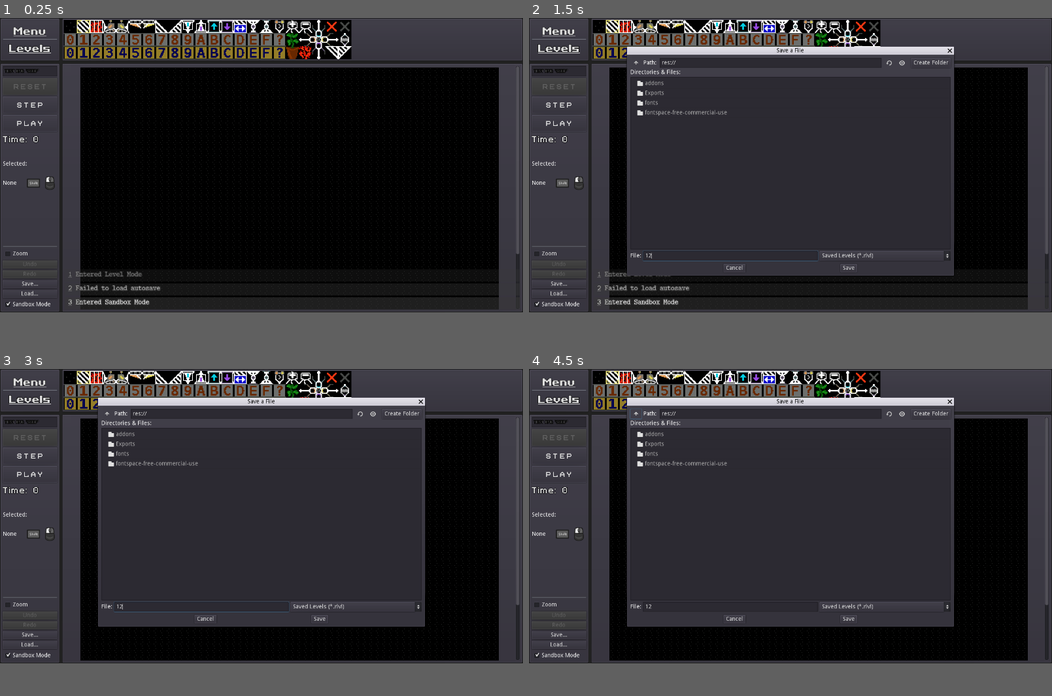
Above: before the commit, frames 1-4 (two rows, left to right).
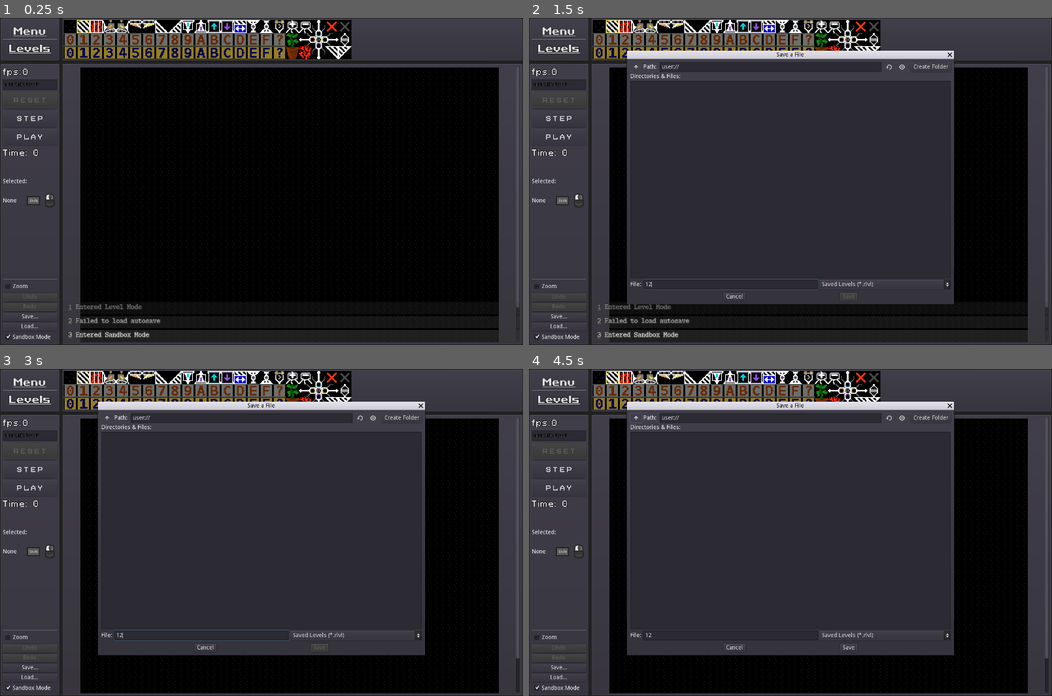
Above: after the commit, the same moments.

Repository: ColinYergin/Push-Factory
Game: Godot game, scene res://firstScene.tscn
The game is run twice, just before and just after one commit, with the same random seed, the same clock (stepped at 60 frames per second) and the same inputs. This scene is started directly instead of the project's main scene.
Inputs (mouse positions are in pixels of both pictures, inside the frame that each line leads up to):
- Up to frame 1 (0.25 s): no input
- Up to frame 2 (1.5 s): click "Save..." at 0.5 s; click (732, 256) at 1.27 s; type "12" at 1.35 s
- Up to frame 3 (3 s): click "Load..." at 2 s; click "Play" at 2.75 s
- Up to frame 4 (4.5 s): click "Play" at 3.5 s; click (633, 414) at 4.25 s
In our replay, the window is 800x450 before the commit and 800x500 after it. These sizes can differ from the game's own. Grey fills any space a smaller window leaves; there, only what the larger window draws over its background counts as a difference.

The runs differ from the first frame. In frame 1, 6.9% of the frame differs, in the area x 0-100%, y 14-100%; in frame 2, 14%, in the area x 0-100%, y 8-100%; in frame 3, 13%; in frame 4, 13%.

Commit message:
Save/load always comes from the user dir, not res

Diff:
--- a/firstScene.tscn
+++ b/firstScene.tscn
@@ -117,19 +117,17 @@
 [node name="PanelContainer3" type="PanelContainer" parent="."]
 margin_top = 110.0
 margin_right = 147.0
-margin_bottom = 720.0
+margin_bottom = 800.0
 
 [node name="VBoxContainer" type="VBoxContainer" parent="PanelContainer3"]
 margin_left = 7.0
 margin_top = 7.0
 margin_right = 140.0
-margin_bottom = 603.0
+margin_bottom = 683.0
 
 [node name="FPSInfoLine2" type="HBoxContainer" parent="PanelContainer3/VBoxContainer"]
-visible = false
-margin_top = 33.0
-margin_right = 121.0
-margin_bottom = 62.0
+margin_right = 133.0
+margin_bottom = 29.0
 rect_pivot_offset = Vector2( -1174, -68 )
 
 [node name="FPSLabelLabel" type="Label" parent="PanelContainer3/VBoxContainer/FPSInfoLine2"]
@@ -146,8 +144,9 @@
 text = "0"
 
 [node name="SeedLineEdit" type="LineEdit" parent="PanelContainer3/VBoxContainer"]
-margin_right = 133.0
-margin_bottom = 26.0
+margin_top = 33.0
+margin_right = 133.0
+margin_bottom = 59.0
 size_flags_horizontal = 3
 custom_fonts/font = SubResource( 3 )
 clear_button_enabled = true
@@ -155,26 +154,26 @@
 placeholder_alpha = 0.356
 
 [node name="ResetButton" type="Button" parent="PanelContainer3/VBoxContainer"]
-margin_top = 30.0
-margin_right = 133.0
-margin_bottom = 71.0
+margin_top = 63.0
+margin_right = 133.0
+margin_bottom = 104.0
 hint_tooltip = "[R]"
 custom_fonts/font = ExtResource( 8 )
 disabled = true
 text = "Reset"
 
 [node name="StepButton" type="Button" parent="PanelContainer3/VBoxContainer"]
-margin_top = 75.0
-margin_right = 133.0
-margin_bottom = 116.0
+margin_top = 108.0
+margin_right = 133.0
+margin_bottom = 149.0
 hint_tooltip = "[S]"
 custom_fonts/font = ExtResource( 8 )
 text = "Step"
 
 [node name="PlayCheckBox" type="Button" parent="PanelContainer3/VBoxContainer"]
-margin_top = 120.0
-margin_right = 133.0
-margin_bottom = 161.0
+margin_top = 153.0
+margin_right = 133.0
+margin_bottom = 194.0
 hint_tooltip = "[P]"
 custom_fonts/font = ExtResource( 8 )
 toggle_mode = true
@@ -183,9 +182,9 @@
 expand_icon = true
 
 [node name="TimeInfoLine" type="HBoxContainer" parent="PanelContainer3/VBoxContainer"]
-margin_top = 165.0
-margin_right = 133.0
-margin_bottom = 194.0
+margin_top = 198.0
+margin_right = 133.0
+margin_bottom = 227.0
 rect_pivot_offset = Vector2( -1174, -68 )
 
 [node name="TimeLabelLabel" type="Label" parent="PanelContainer3/VBoxContainer/TimeInfoLine"]
@@ -231,15 +230,15 @@
 align = 2
 
 [node name="MarginContainer2" type="MarginContainer" parent="PanelContainer3/VBoxContainer"]
-margin_top = 198.0
-margin_right = 133.0
-margin_bottom = 229.0
+margin_top = 231.0
+margin_right = 133.0
+margin_bottom = 272.0
 size_flags_vertical = 3
 
 [node name="SelectionInfoLine" type="VBoxContainer" parent="PanelContainer3/VBoxContainer"]
-margin_top = 233.0
-margin_right = 133.0
-margin_bottom = 305.0
+margin_top = 276.0
+margin_right = 133.0
+margin_bottom = 348.0
 rect_min_size = Vector2( 0, 50 )
 rect_pivot_offset = Vector2( -1174, -68 )
 hint_tooltip = "[Shift]+Left-Click to Select
@@ -472,9 +471,9 @@
 max_width = 36
 
 [node name="MarginContainer3" type="MarginContainer" parent="PanelContainer3/VBoxContainer"]
-margin_top = 309.0
-margin_right = 133.0
-margin_bottom = 436.0
+margin_top = 352.0
+margin_right = 133.0
+margin_bottom = 516.0
 size_flags_vertical = 3
 size_flags_stretch_ratio = 4.0
 
@@ -487,42 +486,42 @@
 align = 1
 
 [node name="HSeparator" type="HSeparator" parent="PanelContainer3/VBoxContainer"]
-margin_top = 440.0
-margin_right = 133.0
-margin_bottom = 444.0
+margin_top = 520.0
+margin_right = 133.0
+margin_bottom = 524.0
 
 [node name="ZoomCheckBox" type="CheckBox" parent="PanelContainer3/VBoxContainer"]
-margin_top = 448.0
-margin_right = 133.0
-margin_bottom = 472.0
+margin_top = 528.0
+margin_right = 133.0
+margin_bottom = 552.0
 text = "Zoom"
 
 [node name="UndoButton" type="Button" parent="PanelContainer3/VBoxContainer"]
-margin_top = 476.0
-margin_right = 133.0
-margin_bottom = 496.0
+margin_top = 556.0
+margin_right = 133.0
+margin_bottom = 576.0
 hint_tooltip = "[Ctrl]+[Z]"
 disabled = true
 text = "Undo"
 
 [node name="RedoButton" type="Button" parent="PanelContainer3/VBoxContainer"]
-margin_top = 500.0
-margin_right = 133.0
-margin_bottom = 520.0
+margin_top = 580.0
+margin_right = 133.0
+margin_bottom = 600.0
 hint_tooltip = "[Ctrl]+[Y]
 [Ctrl]+[Shift]+[Z]"
 text = "Redo"
 
 [node name="SaveButton" type="Button" parent="PanelContainer3/VBoxContainer"]
-margin_top = 524.0
-margin_right = 133.0
-margin_bottom = 544.0
+margin_top = 604.0
+margin_right = 133.0
+margin_bottom = 624.0
 text = "Save..."
 
 [node name="LoadButton" type="Button" parent="PanelContainer3/VBoxContainer"]
-margin_top = 548.0
-margin_right = 133.0
-margin_bottom = 568.0
+margin_top = 628.0
+margin_right = 133.0
+margin_bottom = 648.0
 text = "Load..."
 
 [node name="LoadFileDialog" type="FileDialog" parent="PanelContainer3/VBoxContainer"]
@@ -531,20 +530,13 @@
 popup_exclusive = true
 window_title = "Open a File"
 mode = 0
+access = 1
 filters = PoolStringArray( "*.rlvl ; Saved Levels" )
 
-[node name="LoadFileDialog2" type="FileDialog" parent="PanelContainer3/VBoxContainer"]
-margin_right = 315.0
-margin_bottom = 130.0
-popup_exclusive = true
-window_title = "Open a File"
-mode = 0
-filters = PoolStringArray( "*.rlvl ; Saved Levels" )
-
 [node name="SandboxCheckBox" type="CheckBox" parent="PanelContainer3/VBoxContainer"]
-margin_top = 572.0
-margin_right = 133.0
-margin_bottom = 596.0
+margin_top = 652.0
+margin_right = 133.0
+margin_bottom = 676.0
 text = "Sandbox Mode   "
 
 [node name="SandboxConfirmationDialog" type="ConfirmationDialog" parent="PanelContainer3/VBoxContainer"]
@@ -557,7 +549,7 @@
 margin_left = 151.0
 margin_top = 110.0
 margin_right = 1280.0
-margin_bottom = 720.0
+margin_bottom = 800.0
 mouse_filter = 1
 size_flags_horizontal = 7
 size_flags_vertical = 7
@@ -566,7 +558,7 @@
 margin_left = 7.0
 margin_top = 7.0
 margin_right = 1122.0
-margin_bottom = 603.0
+margin_bottom = 683.0
 mouse_filter = 1
 
 [node name="VBoxContainer" type="VBoxContainer" parent="PanelContainer4/ScrollContainer"]
@@ -651,7 +643,7 @@
 margin_left = 7.0
 margin_top = 7.0
 margin_right = 1122.0
-margin_bottom = 603.0
+margin_bottom = 683.0
 mouse_filter = 2
 theme = SubResource( 1 )
 alignment = 2
@@ -683,7 +675,6 @@
 [connection signal="pressed" from="PanelContainer3/VBoxContainer/SaveButton" to="." method="_on_SaveButton_pressed"]
 [connection signal="pressed" from="PanelContainer3/VBoxContainer/LoadButton" to="." method="_on_LoadButton_pressed"]
 [connection signal="file_selected" from="PanelContainer3/VBoxContainer/LoadFileDialog" to="." method="_on_LoadFileDialog_file_selected"]
-[connection signal="file_selected" from="PanelContainer3/VBoxContainer/LoadFileDialog2" to="." method="_on_LoadFileDialog_file_selected"]
 [connection signal="toggled" from="PanelContainer3/VBoxContainer/SandboxCheckBox" to="." method="_on_SandboxCheckBox_toggled"]
 [connection signal="confirmed" from="PanelContainer3/VBoxContainer/SandboxConfirmationDialog" to="." method="_on_SandboxConfirmationDialog_confirmed"]
 [connection signal="pressed" from="PanelContainer4/ScrollContainer/VBoxContainer/CampaignTitleRow/MarkCompletedButton" to="." method="_on_MarkCompletedButton_pressed"]
--- a/project.godot
+++ b/project.godot
@@ -67,7 +67,7 @@
 [display]
 
 window/size/width=1280
-window/size/height=720
+window/size/height=800
 window/stretch/aspect="expand"
 
 [editor]
--- a/root.gd
+++ b/root.gd
@@ -763,17 +763,13 @@
 func set_LoadFileDialog_path():
 	var dialog = $PanelContainer3/VBoxContainer/LoadFileDialog;
 	if Global.playing_campaign_level_with_path == null:
-		dialog.access = FileDialog.ACCESS_RESOURCES;
 		dialog.filters = ["*.rlvl ; Saved Levels"];
-		if !dialog.current_dir.begins_with("res://"):
-			dialog.current_dir = "res://";
+		dialog.current_dir = "user://";
 	elif Global.playing_campaign_solution_with_path == null:
-		dialog.access = FileDialog.ACCESS_USERDATA;
 		var prefix = Global.get_campaign_level_prefix();
 		dialog.filters = [prefix + "*.rlvl ; Saved solutions to " + prefix];
 		dialog.current_path = "user://CampaignSaves/" + prefix;
 	else:
-		dialog.access = FileDialog.ACCESS_USERDATA;
 		var prefix = Global.get_campaign_level_prefix();
 		dialog.filters = [prefix + "*.rlvl ; Saved solutions to " + prefix];
 		dialog.current_path = Global.playing_campaign_solution_with_path;
@@ -836,7 +832,6 @@
 	else:
 		log_for_user("Unknown extension :\"" + path.get_extension() + "\"");
 	$PanelContainer3/VBoxContainer/LoadFileDialog.invalidate();
-	$PanelContainer3/VBoxContainer/LoadFileDialog2.invalidate();
 
 
 func load_map(path: String) -> bool:
Not shown, changed: Exports/html/Push-Factory.html
Not shown, changed: Exports/html/Push-Factory.pck
Not shown, changed: Exports/linux/PushFactory.pck
Not shown, changed: Exports/windows/Push-Factory.pck
